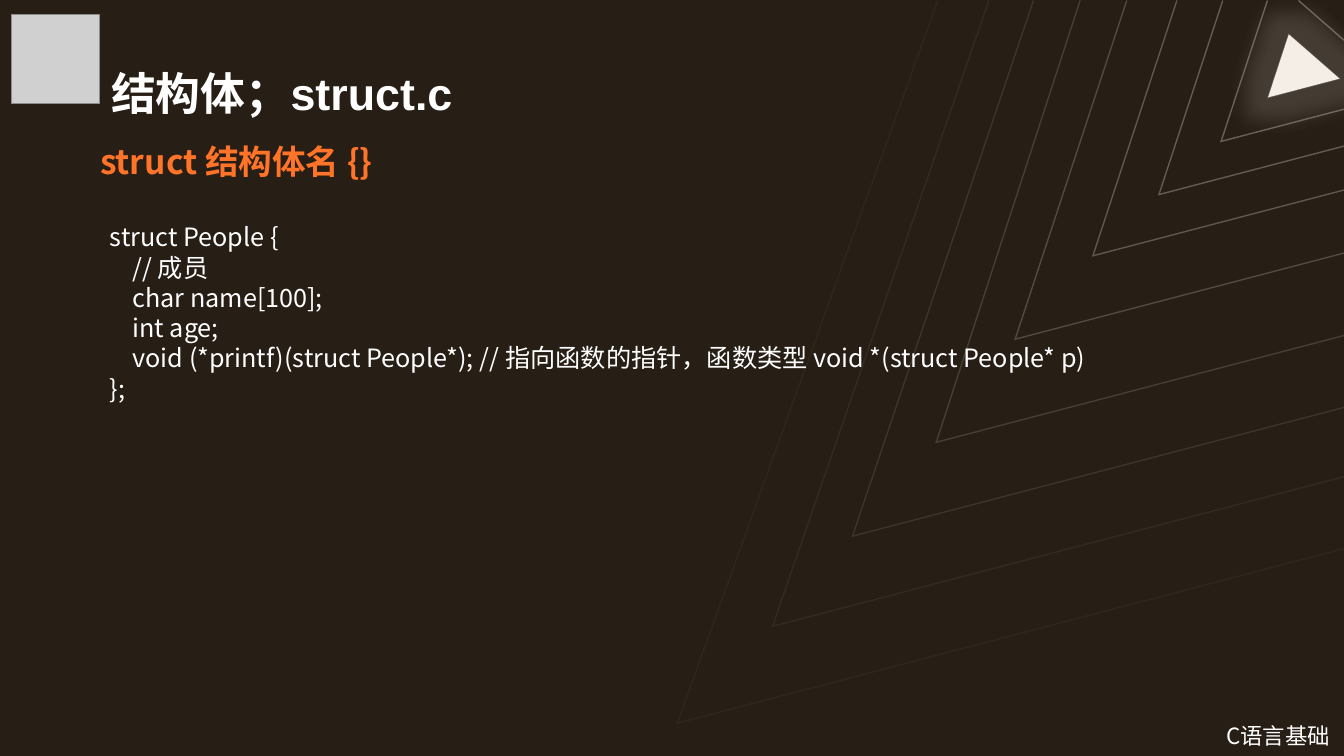
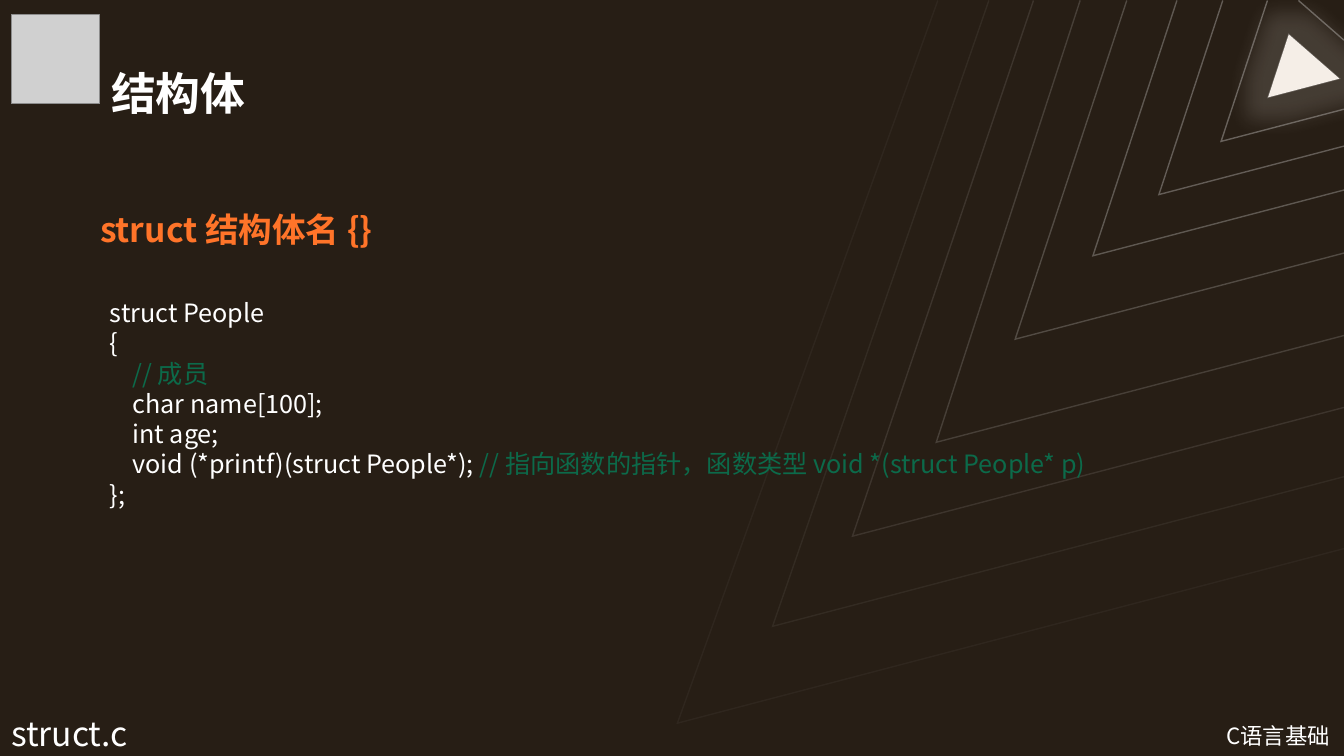
Before and after one commit to Wannerfi/CodingCourse, a slide deck: slide 26 of 2C语言基础.pptx (slide 25 before the commit). Drawn at 1344x756 pixels with LibreOffice and Linux fonts; fonts in the diff are those of the drawing; grey boxes stand for pictures. Boxes give left, top, right and bottom in pixels: in the first picture for what was removed or moved away, otherwise in the second. Text is boxed around its words. In the diff, an @@ line names an element or a change of style, - is before the commit and + after.

```diff
--- a/2C语言基础.pptx
+++ b/2C语言基础.pptx
@@ title at (111,72,245,114): text changed @@
-结构体；struct.c
+结构体
@@ text "struct 结构体名 {}": place and size @@
-text "struct 结构体名 {}" at (100,145,339,177)
+text "struct 结构体名 {}" at (100,213,339,245)
@@ text "struct People": place and size @@
-text "struct People" at (110,226,1085,373)
+text "struct People" at (110,302,1085,479)
@@ text at (110,302,264,328): text changed @@
-struct People {
+struct People
+{
@@ text at (133,362,1085,479): text colour #FFFFFF to #0C6A4A in "// 成员", "// 指向函数的指针，函数类型 void *(struct People* p)" @@
@@ text added at (11,722,128,747), 24 pt, text #FFFFFF @@
+struct.c
```
Also in this commit, not shown: 11 other slides changed, 3 slides added, 2 slides removed.
